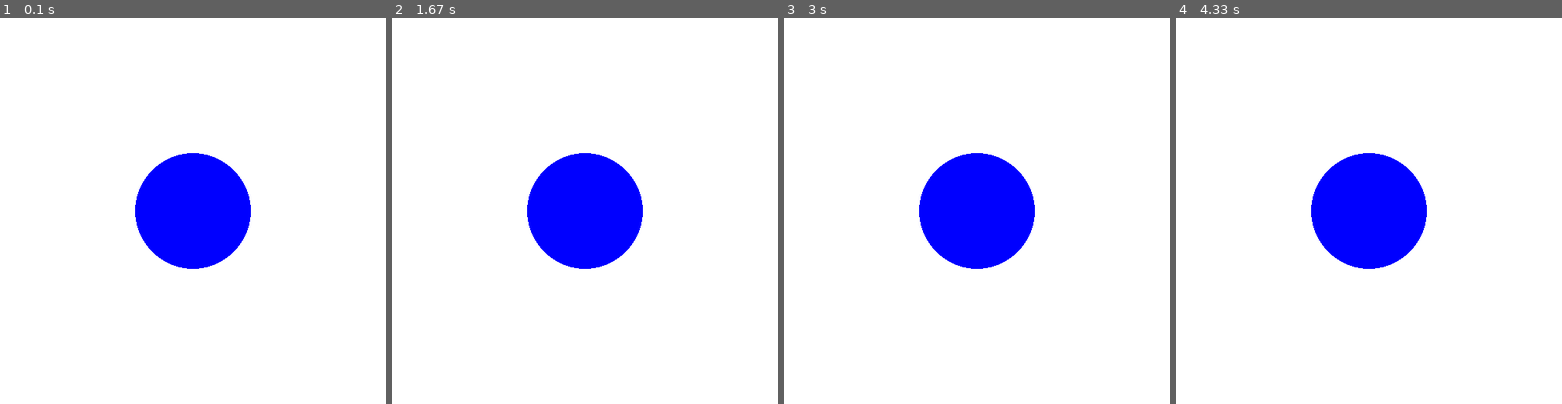
Above: before the commit, frames 1-4 (left to right).
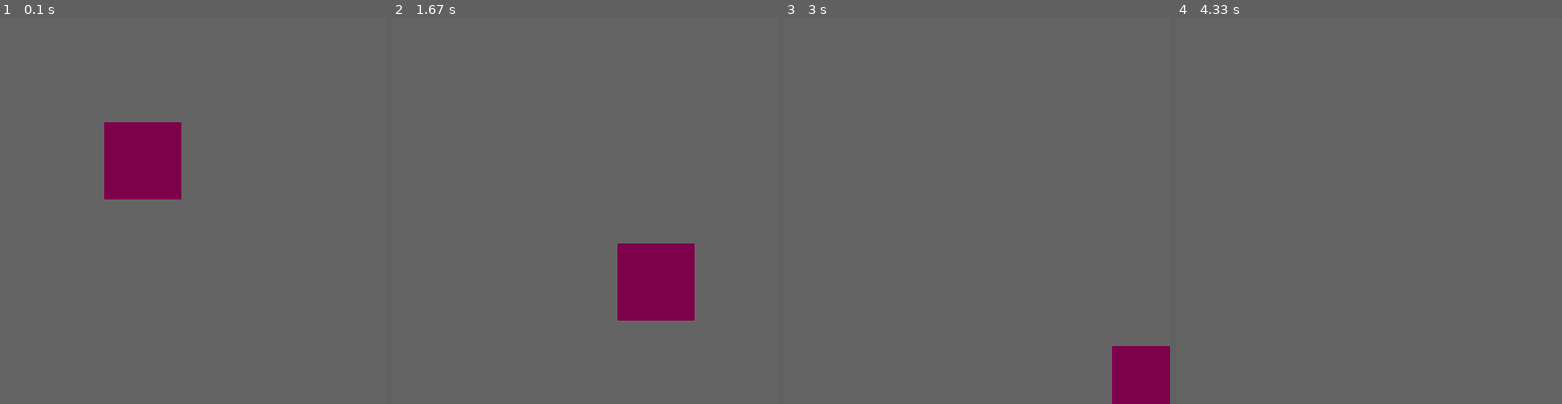
Above: after the commit, the same moments.

Repository: Fizzchimp/PyGame-Test
Game: pygame game, started from main.py
The game is run twice, just before and just after one commit, with the same random seed, the same clock (stepped at 60 frames per second) and the same inputs.
Inputs:
- Up to frame 1 (0.1 s): no input
- Up to frame 2 (1.67 s): no input
- Up to frame 3 (3 s): no input
- Up to frame 4 (4.33 s): no input

The runs differ from the first frame. In frame 1, 100% of the frame differs, in the area x 0-100%, y 0-100%; in frame 2, 100%; in frame 3, 100%; in frame 4, 100%.

Commit message:
Pygame Testing

Diff:
--- /dev/null
+++ b/aaa.py
@@ -0,0 +1,3 @@
+
+import pip
+pip.main(["install", "pygame"])
--- a/main.py
+++ b/main.py
@@ -1,17 +1,31 @@
 import pygame
 
-pygame.init()
-screen = pygame.display.set_mode([500, 500])
-screen.fill((255, 255, 255))
+class World:
+    def __init__(self, HEIGHT, WIDTH):
+        pygame.init()
+        self.screen = pygame.display.set_mode([HEIGHT, WIDTH])
+        self.running = True
+        self.x = self.y = 125
+        self.box = pygame.Rect(self.x, self.y, 100, 100)
 
-running = True
-while running:
+
+    def scrUpdate(self):
+        self.x += 1
+        self.y += 1
+        self.box.update(self.x, self.y, 100, 100)
+        self.screen.fill((100, 100, 100))
+        pygame.draw.rect(self.screen, (125, 0, 75), self.box)
+        pygame.display.flip()
+
+
+world = World(500, 500)
+while world.running:
     for event in pygame.event.get():
         if event.type == pygame.QUIT:
-            running = False
+            world.running = False
 
-    pygame.draw.circle(screen, (0, 0, 255), (250, 250), 75)
+    world.scrUpdate()
 
-    pygame.display.flip()
+    pygame.time.wait(10)
 
 pygame.quit()
